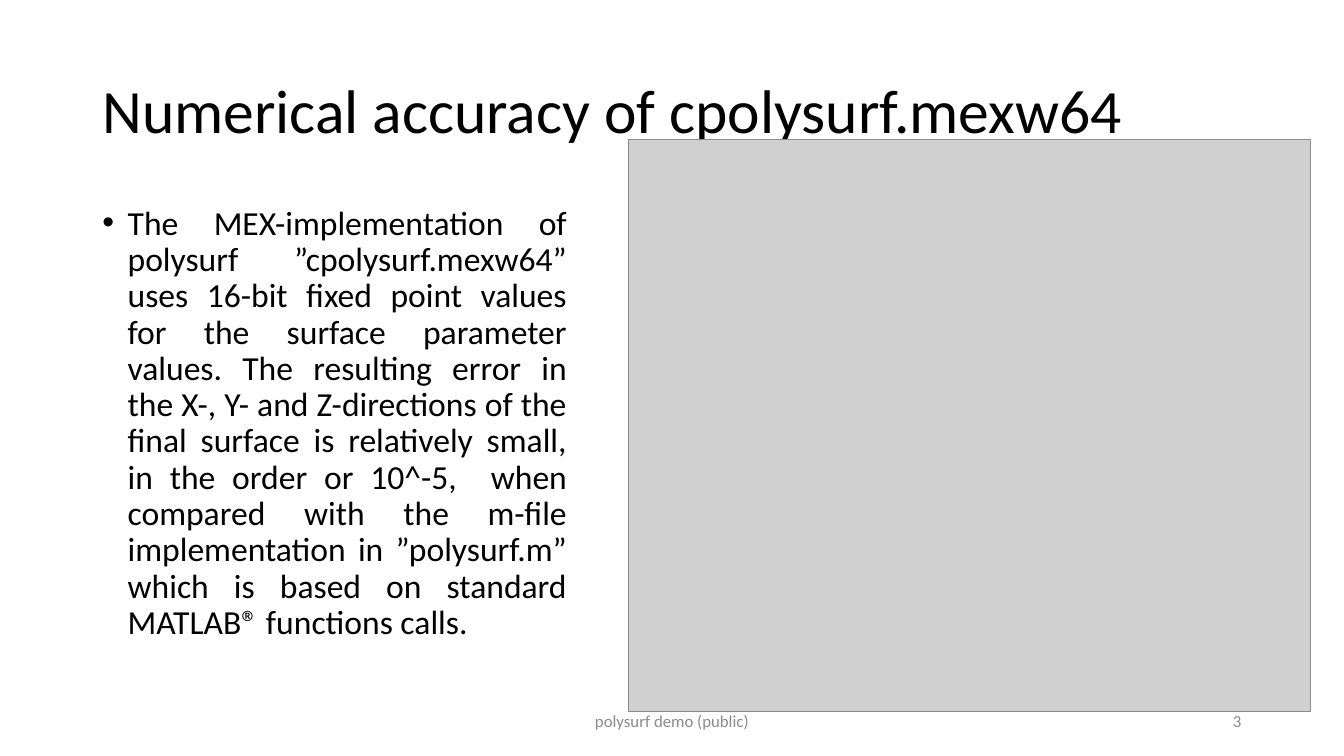
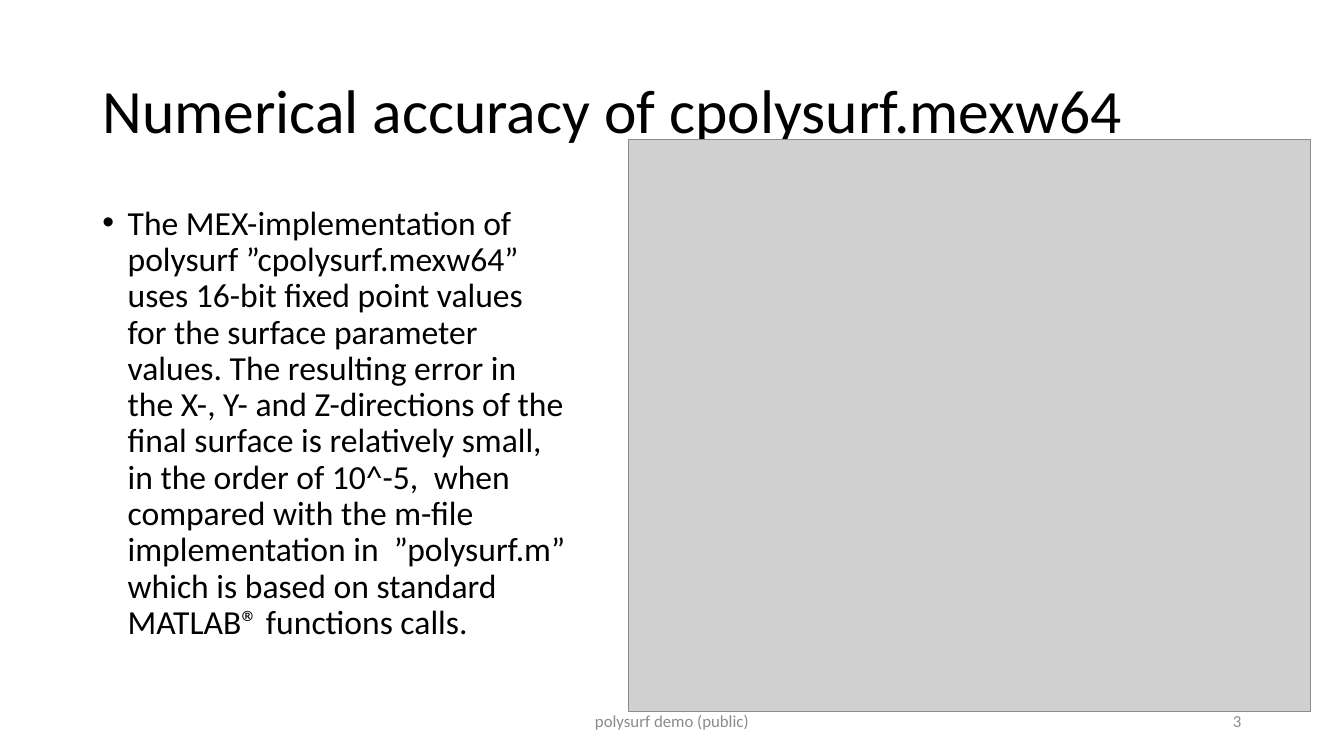
Before and after one commit to jarirepo/polysurf, a slide deck: slide 3 of polysurf_performance.pptx. Drawn at 1344x756 pixels with LibreOffice and Linux fonts; fonts in the diff are those of the drawing; grey boxes stand for pictures. Boxes give left, top, right and bottom in pixels: in the first picture for what was removed or moved away, otherwise in the second. Text is boxed around its words. In the diff, an @@ line names an element or a change of style, - is before the commit and + after.

```diff
--- a/polysurf_performance.pptx
+++ b/polysurf_performance.pptx
@@ text at (x1=128, y1=211, x2=565, y2=635): text changed @@
-• The MEX-implementation of polysurf ”cpolysurf.mexw64” uses 16-bit fixed point values for the surface parameter values. The resulting error in the X-, Y- and Z-directions of the final surface is relatively small, in the order or 10^-5, when compared with the m-file implementation in ”polysurf.m” which is based on standard MATLAB® functions calls.
+• The MEX-implementation of polysurf ”cpolysurf.mexw64” uses 16-bit fixed point values for the surface parameter values. The resulting error in the X-, Y- and Z-directions of the final surface is relatively small, in the order of 10^-5, when compared with the m-file implementation in ”polysurf.m” which is based on standard MATLAB® functions calls.
```
Also in this commit, not shown: 1 other file.
